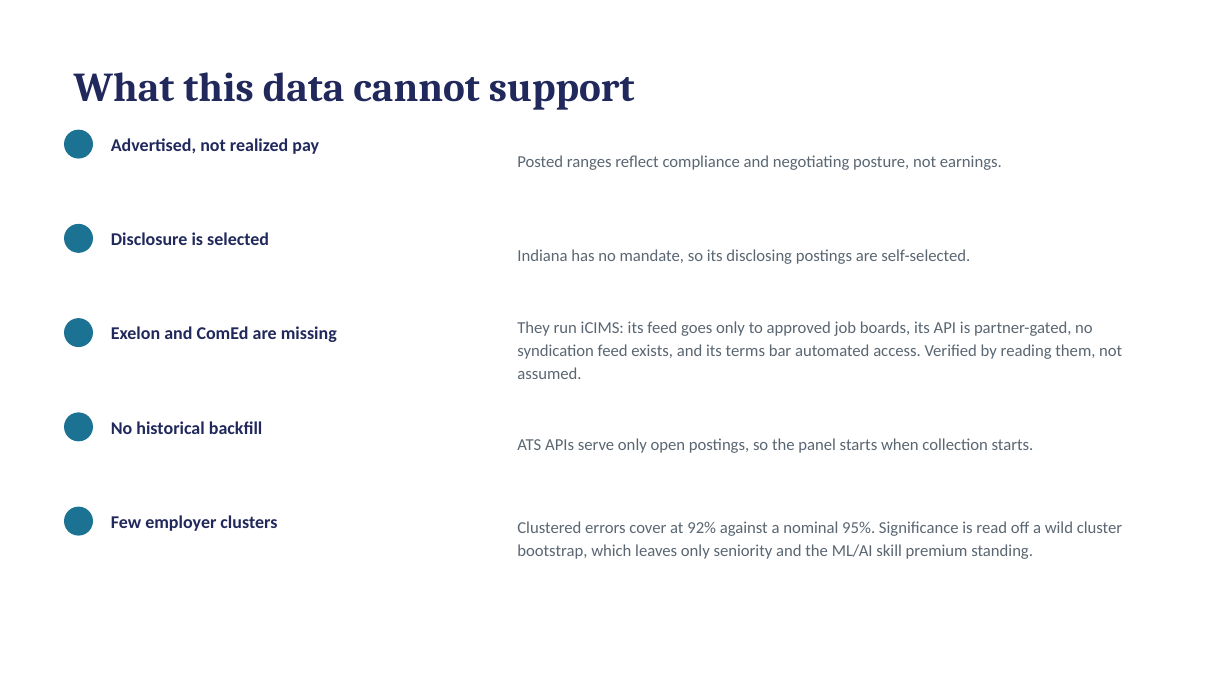
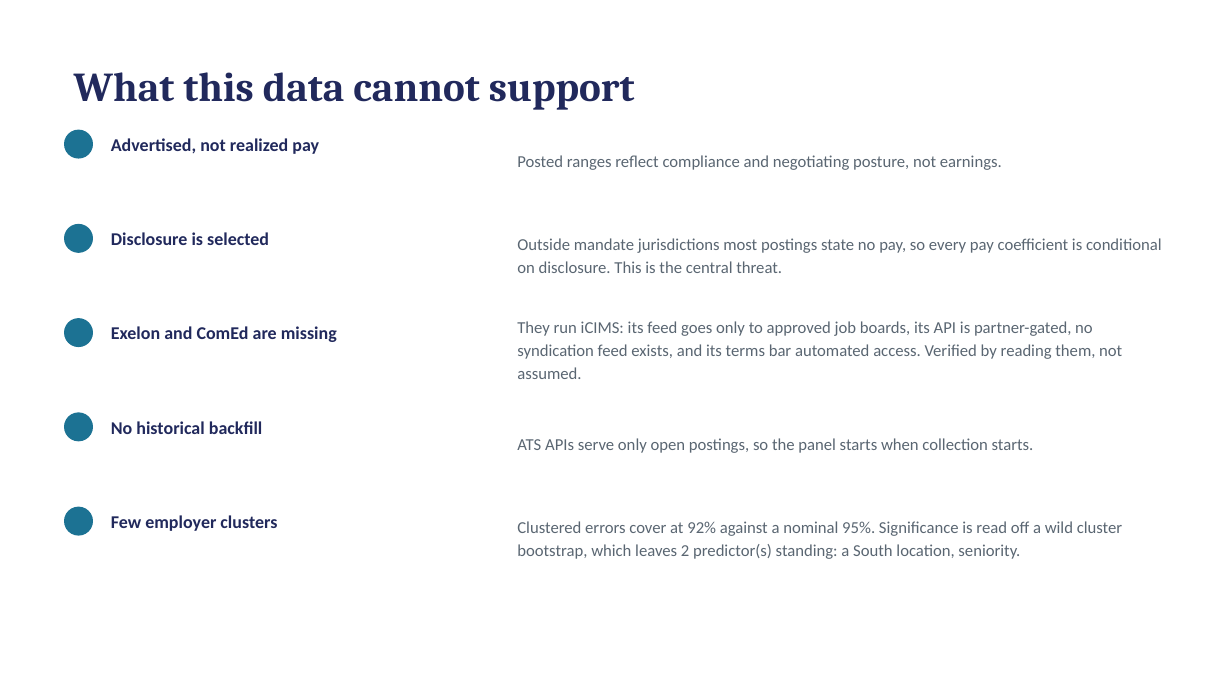
Before and after one commit to hendeal-cyber/Modern-Labor-Market-Data-Submission, a slide deck: slide 7 of paper/presentation.pptx. Drawn at 1232x693 pixels with LibreOffice and Linux fonts; fonts in the diff are those of the drawing. Boxes give left, top, right and bottom in pixels: in the first picture for what was removed or moved away, otherwise in the second. Text is boxed around its words. In the diff, an @@ line names an element or a change of style, - is before the commit and + after.

```diff
--- a/paper/presentation.pptx
+++ b/paper/presentation.pptx
@@ text at [517, 238, 1162, 273]: text changed @@
-Indiana has no mandate, so its disclosing postings are self-selected.
+Outside mandate jurisdictions most postings state no pay, so every pay coefficient is conditional on disclosure. This is the central threat.
@@ text at [517, 521, 1122, 559]: text changed @@
-Clustered errors cover at 92% against a nominal 95%. Significance is read off a wild cluster bootstrap, which leaves only seniority and the ML/AI skill premium standing.
+Clustered errors cover at 92% against a nominal 95%. Significance is read off a wild cluster bootstrap, which leaves 2 predictor(s) standing: a South location, seniority.
```
Also in this commit, not shown: 1 other slide changed, 1 slide added, 1 slide removed, 2 other files.
